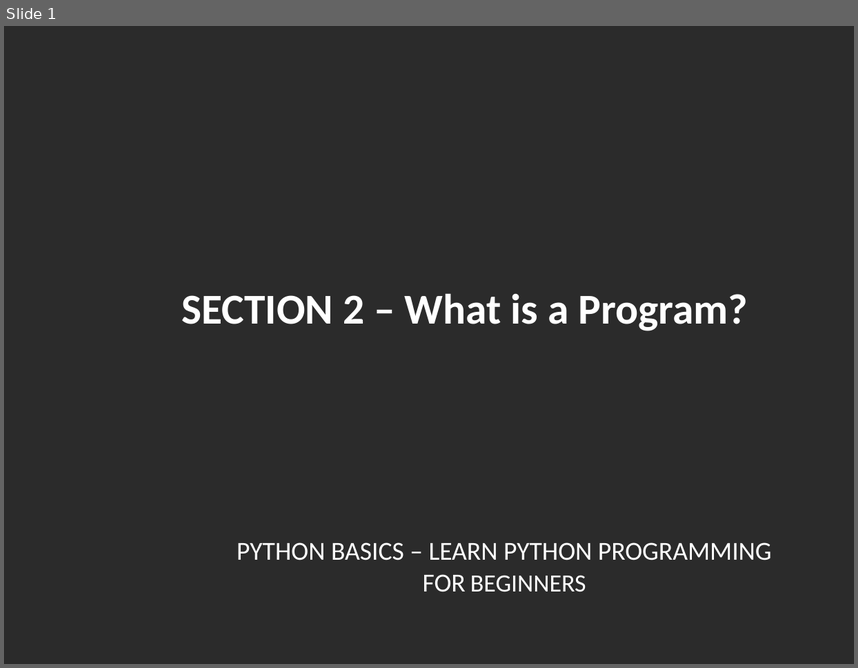
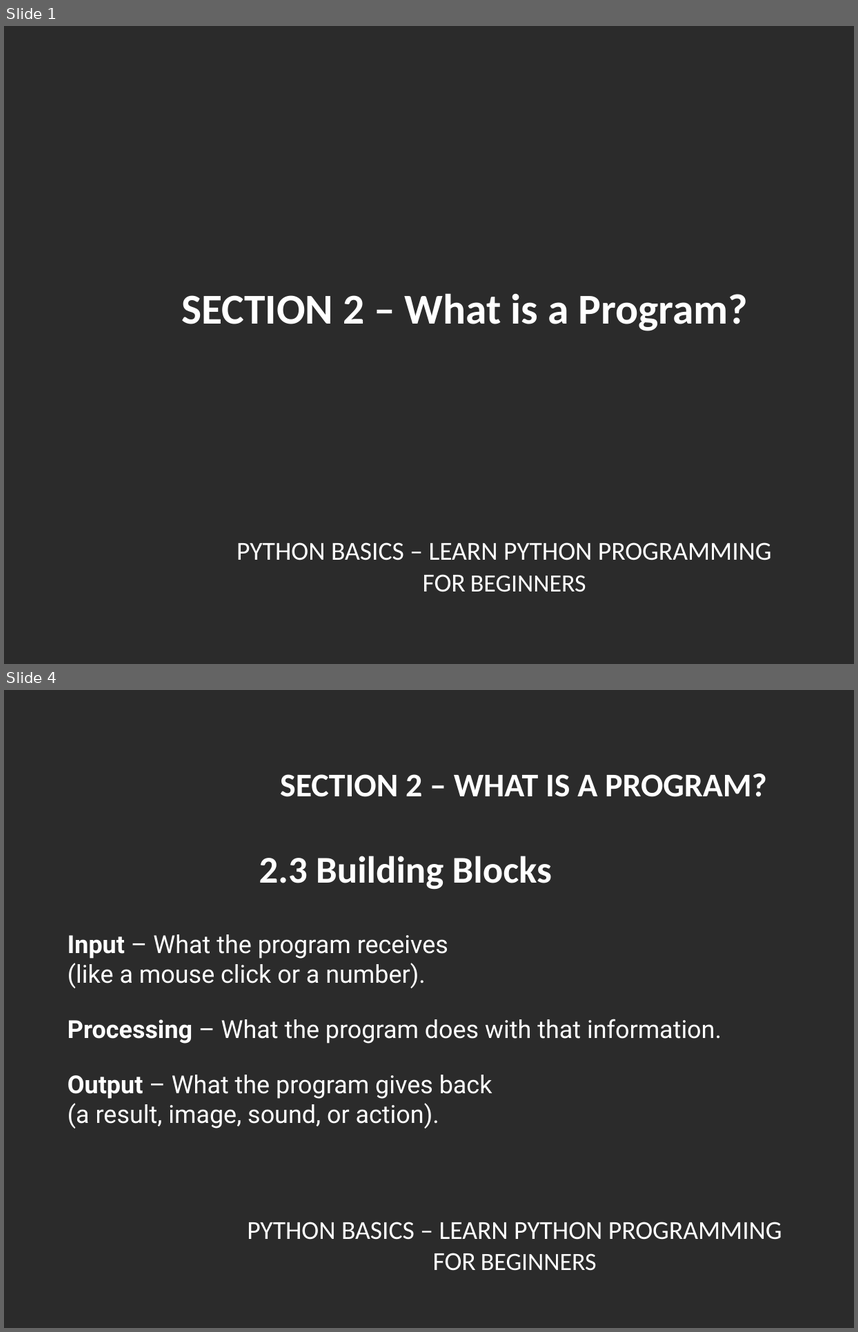
Before and after one commit to mmilushev91/Python-Basics-Learn-Python-Programming-for-Beginners, a slide deck: Section 2 - What is a program/What is a program.odp. Shown one above the other, each under a label of ours: slide 1 before the commit, slides 1 and 4 after it; the slides between them are not shown. The pictures are 858x668 and 858x1332 pixels, drawn with LibreOffice and Linux fonts; fonts in the diff are those of the drawing; background and template pictures are left out; a plain dark background stands for a picture behind light text. Boxes give left, top, right and bottom in pixels: in the first picture for what was removed or moved away, otherwise in the second. Text is boxed around its words. In the diff, an @@ line names an element or a change of style, - is before the commit and + after.

```diff
--- a/Section 2 - What is a program/What is a program.odp
+++ b/Section 2 - What is a program/What is a program.odp
@@ slide 4 added at (4,690,854,1328), background picture (left out) @@
@@ text added at (280,773,767,797), 28 pt, text #FFFFFF, bold @@
+SECTION 2 – WHAT IS A PROGRAM?
@@ text added at (259,856,552,889), 32 pt, text #FFFFFF, bold @@
+2.3 Building Blocks
@@ text added at (67,934,722,1128), 21 pt, text #FFFFFF @@
+Input – What the program receives
+(like a mouse click or a number).
+Processing – What the program does with that information.
+Output – What the program gives back
+(a result, image, sound, or action).
@@ text added at (247,1221,782,1270), 22 pt, text #FFFFFF @@
+PYTHON BASICS – LEARN PYTHON PROGRAMMING
+FOR BEGINNERS
```
Also in this commit, not shown: 6 other slides added, 1 slide removed, 1 other file.
